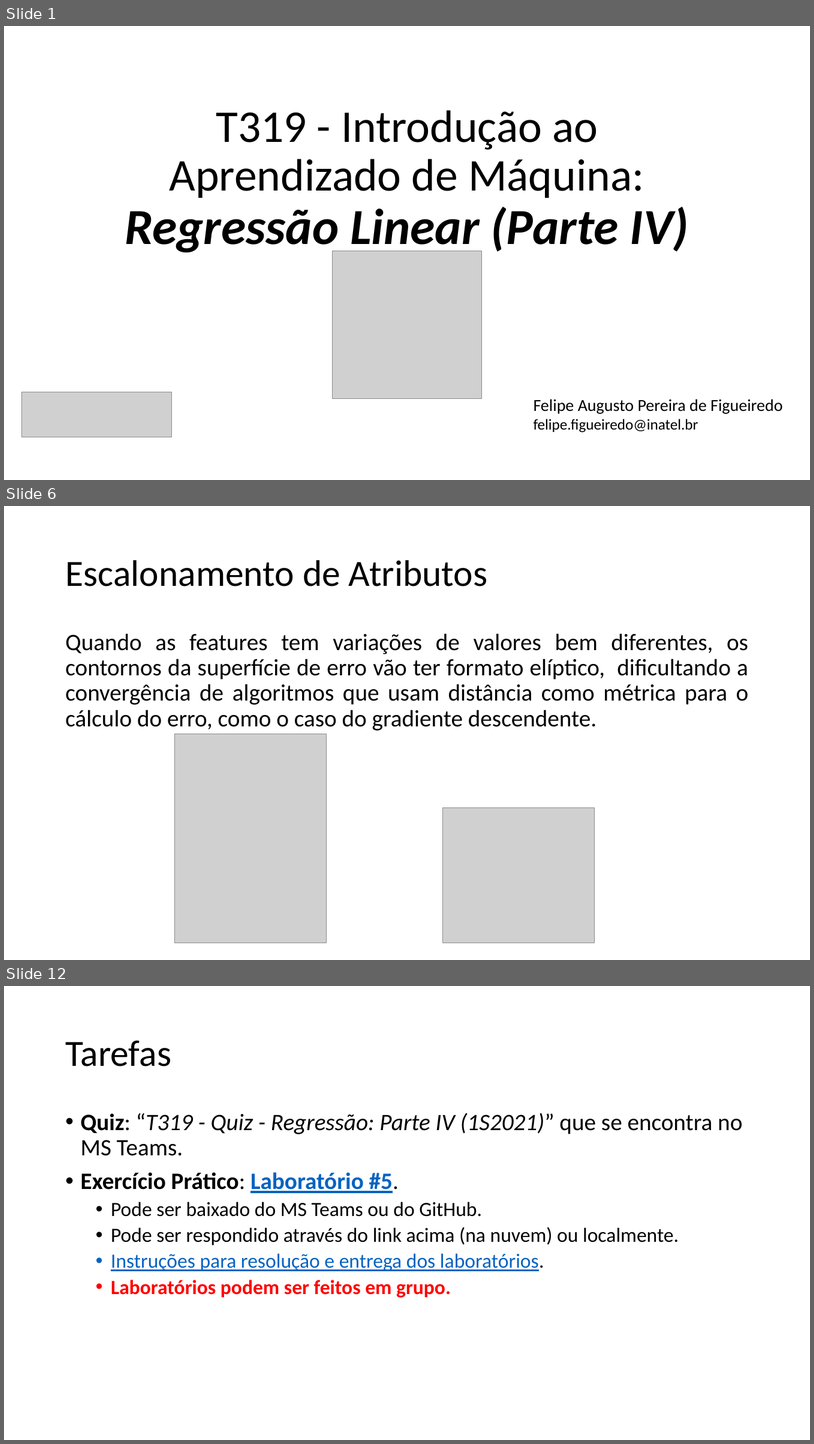
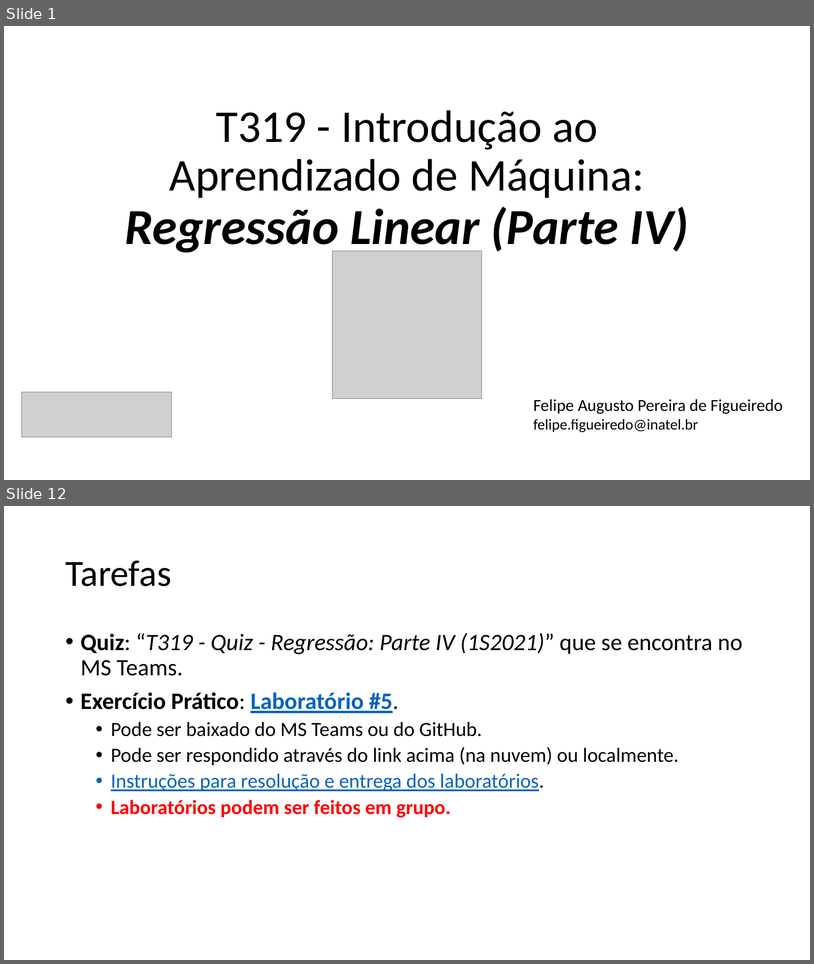
Before and after one commit to zz4fap/t319_aprendizado_de_maquina, a slide deck: slides/T319_Regressão_Linear (Parte IV).pptx. Shown one above the other, each under a label of ours: slides 1, 6 and 12 before the commit, slides 1 and 12 after it; the slides between them are not shown. The pictures are 814x1444 and 814x964 pixels, drawn with LibreOffice and Linux fonts; fonts in the diff are those of the drawing; grey boxes stand for pictures. Boxes give left, top, right and bottom in pixels: in the first picture for what was removed or moved away, otherwise in the second. Text is boxed around its words. In the diff, an @@ line names an element or a change of style, - is before the commit and + after.

```diff
--- a/slides/T319_Regressão_Linear (Parte IV).pptx
+++ b/slides/T319_Regressão_Linear (Parte IV).pptx
@@ slide 6 removed at [4,506,810,960], background #FFFFFF @@
@@ title removed at [65,560,488,586] @@
-Escalonamento de Atributos
@@ text removed at [65,633,749,730] @@
-Quando as features tem variações de valores bem diferentes, os contornos da superfície de erro vão ter formato elíptico, dificultando a convergência de algoritmos que usam distância como métrica para o cálculo do erro, como o caso do gradiente descendente.
@@ picture removed at [175,733,326,942] @@
@@ picture removed at [443,808,595,943] @@
```
Also in this commit, not shown: 3 slides changed, 7 slides added, 6 other slides removed, 41 other files.
